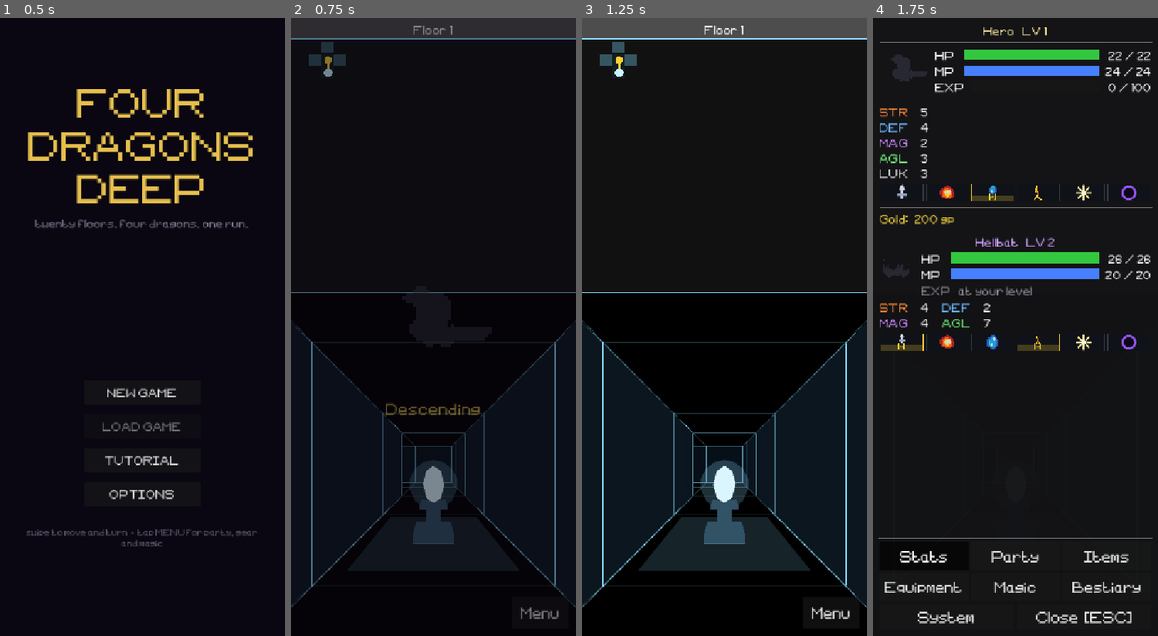
Above: before the commit, frames 1-4 (left to right).
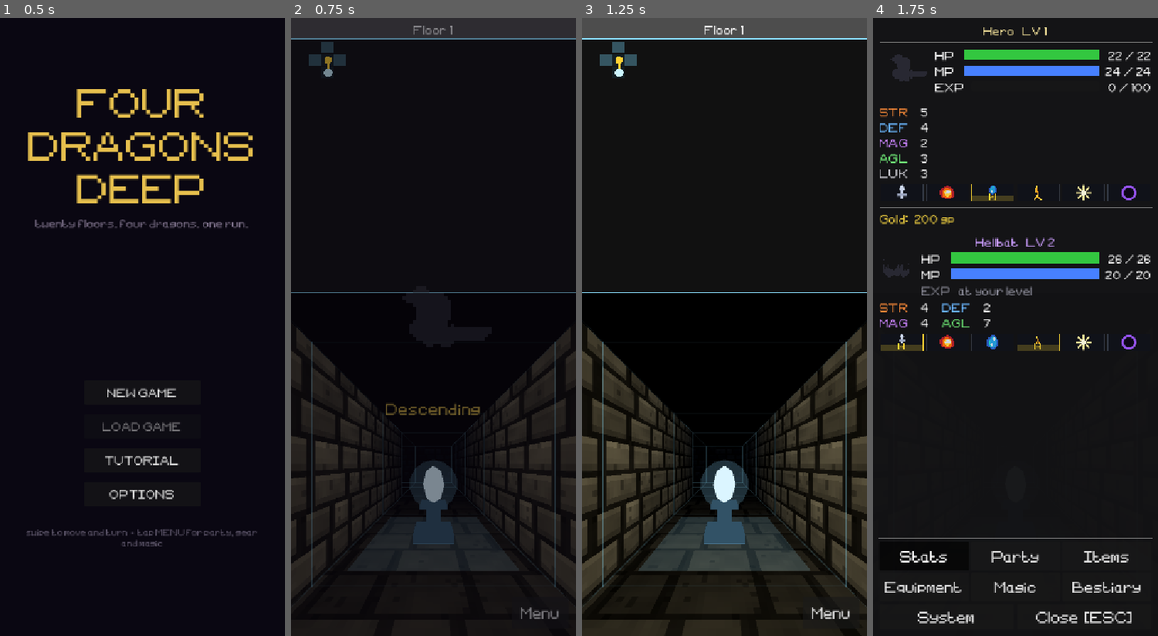
Above: after the commit, the same moments.

Repository: tausiftt5238/four-dragons-deep
Game: Godot game, scene res://scenes/title.tscn
Same seed, same stepped clock (60 frames per second), same inputs: the game is played once before the commit and once after it.
Inputs:
- Up to frame 1 (0.5 s): no input
- Up to frame 2 (0.75 s): click "NEW GAME" at 0.5 s
- Up to frame 3 (1.25 s): no input
- Up to frame 4 (1.75 s): click "Menu" at 1.25 s

Frame 1 is identical in both runs. In frame 2, 8.8% of the frame differs, in the area x 0-100%, y 48-100%; in frame 3, 25%; in frame 4, less than 0.1%.

Commit message:
stone walls, flagstone floors and wall torches, with the outlines kept faint
- walls are coursed stone and the floor is big flagstones, drawn by a shader from world position and snapped to a pixel grid so it sits with the sprites. each band's rock takes a little of its colour, cold on floor 1, sandy on 7, burnt on 12
- torches hang on the walls a few steps apart, same spots every time a floor is rebuilt. their light and the player's is worked out in the stone shader rather than with OmniLights, because the walls are one mesh and the web renderer only lights a mesh from eight
- the wall and grid outlines stay but faint, so the floor still counts your steps
- tutorial shots retaken with the stone

Co-Authored-By: Claude Opus 5.5 <noreply@anthropic.com>
Claude-Session: https://claude.ai/code/session_01Uhk3EMYpAHGbVF4A7SC27j

Diff:
--- /dev/null
+++ b/resources/shaders/stone.gdshader
@@ -0,0 +1,155 @@
+// Stone for the maze: coursed blocks on the walls, flagstones on the floor.
+//
+// Drawn from world position rather than UVs, so the maze mesh stays the bare
+// list of quads it always was and the pattern runs on unbroken round corners
+// and across neighbouring cells. Snapped to a coarse texel grid first, so the
+// stone is pixel art at the same chunkiness as the sprites rather than a smooth
+// 3D texture sitting next to them.
+//
+// Unshaded, with its own lighting: the walls are one mesh for the whole floor,
+// and the Compatibility renderer lights a mesh from eight lights at most, so a
+// corridor of real torches would have lost most of them. The player's carried
+// light and the torches are passed in as positions and summed here instead.
+shader_type spatial;
+render_mode unshaded, cull_disabled;
+
+// 0 = walls, 1 = floor.
+uniform int surface = 0;
+// The band's line colour. The stone takes a little of it, so each band's rock
+// is its own without the walls turning into coloured plastic.
+uniform vec3 tint : source_color = vec3(0.55, 0.88, 1.0);
+uniform float tint_amount = 0.34;
+uniform float brightness = 1.0;
+
+// Texels per world unit. A cell is 2 units, so 20 here is 40 px across a wall.
+uniform float texel = 20.0;
+
+// Light the stone carries on its own, before any flame reaches it.
+uniform vec3 ambient : source_color = vec3(0.10, 0.10, 0.12);
+
+// The player's light, at the camera.
+uniform vec3 viewer = vec3(0.0);
+uniform vec3 viewer_color : source_color = vec3(1.0, 0.78, 0.52);
+uniform float viewer_range = 7.0;
+
+// Wall torches near the player. Only the nearest few are sent; the rest are too
+// far away to reach anything on screen and the fog has them anyway.
+const int MAX_TORCHES = 12;
+uniform int torch_count = 0;
+uniform vec3 torches[12];
+uniform vec3 torch_color : source_color = vec3(1.0, 0.62, 0.28);
+uniform float torch_range = 4.2;
+uniform float torch_power = 1.6;
+
+varying vec3 world_pos;
+varying vec3 world_normal;
+
+void vertex() {
+	world_pos = (MODEL_MATRIX * vec4(VERTEX, 1.0)).xyz;
+	world_normal = normalize((MODEL_MATRIX * vec4(NORMAL, 0.0)).xyz);
+}
+
+float hash21(vec2 p) {
+	p = fract(p * vec2(123.34, 456.21));
+	p += dot(p, p + 45.32);
+	return fract(p.x * p.y);
+}
+
+float value_noise(vec2 p) {
+	vec2 i = floor(p);
+	vec2 f = fract(p);
+	f = f * f * (3.0 - 2.0 * f);
+	float a = hash21(i);
+	float b = hash21(i + vec2(1.0, 0.0));
+	float c = hash21(i + vec2(0.0, 1.0));
+	float d = hash21(i + vec2(1.0, 1.0));
+	return mix(mix(a, b, f.x), mix(c, d, f.x), f.y);
+}
+
+// Coursed stone: rows of blocks, each row shifted, block lengths varying
+// along the row. The walls and the floor use the same layout at different
+// sizes. Returns (block id, distance to the nearest joint in texels, texels
+// from the top of the course: 1 is a block's top row, row_h - 1 its bottom).
+vec3 coursed(vec2 p, float row_h, float seg, float min_len, float max_len) {
+	float row = floor(p.y / row_h);
+	float in_row = p.y - row * row_h;
+	float x = p.x + hash21(vec2(row, 7.0)) * seg * 1.7;
+	float s = floor(x / seg);
+	float split = floor(mix(min_len, max_len, hash21(vec2(s, row))));
+	float local = x - s * seg;
+	float id_x = local < split ? s * 2.0 : s * 2.0 + 1.0;
+	float left = local < split ? local : local - split;
+	float right = local < split ? split - local : seg - local;
+	float dx = min(left, right);
+	float dy = min(in_row, row_h - in_row);
+	return vec3(hash21(vec2(id_x, row)), min(dx, dy), row_h - in_row);
+}
+
+vec3 light_at(vec3 p) {
+	vec3 lit = ambient;
+	float dv = distance(p, viewer);
+	float fv = clamp(1.0 - dv / viewer_range, 0.0, 1.0);
+	lit += viewer_color * fv * fv * 1.15;
+	for (int i = 0; i < MAX_TORCHES; i++) {
+		if (i >= torch_count) {
+			break;
+		}
+		vec3 t = torches[i];
+		float d = distance(p, t);
+		float f = clamp(1.0 - d / torch_range, 0.0, 1.0);
+		// Two slow waves and a quick one: a flame, not a strobe.
+		float flicker = 0.86 + 0.08 * sin(TIME * 7.3 + float(i) * 1.7)
+				+ 0.06 * sin(TIME * 13.1 + float(i) * 4.1);
+		lit += torch_color * f * f * torch_power * flicker;
+	}
+	return lit;
+}
+
+void fragment() {
+	// Which way the face points decides which two world axes are "across" and
+	// "up" on it. The maze is all axis-aligned quads, so this is exact.
+	vec3 n = abs(world_normal);
+	vec2 plane;
+	if (surface == 1) {
+		plane = world_pos.xz;
+	} else if (n.x > n.z) {
+		plane = vec2(world_pos.z, world_pos.y);
+	} else {
+		plane = vec2(world_pos.x, world_pos.y);
+	}
+	vec2 p = floor(plane * texel);
+
+	// Walls: courses 6 texels high, blocks 7 to 13 long. Floor: bigger slabs.
+	vec3 b = surface == 1 ? coursed(p, 9.0, 24.0, 8.0, 16.0)
+			: coursed(p, 6.0, 20.0, 7.0, 13.0);
+	float id = b.x;
+	float edge = b.y;
+
+	// The rock: warm grey, a touch of the band's colour, each block its own shade.
+	vec3 rock = mix(vec3(0.40, 0.38, 0.35), tint * 0.55, tint_amount);
+	rock *= 0.78 + id * 0.40;
+	// Grain and the odd pit, at texel scale so it stays pixel art.
+	float grain = value_noise(p * 0.45 + id * 31.0);
+	rock *= 0.86 + grain * 0.22;
+	if (hash21(p + id * 13.0) > 0.965) {
+		rock *= 0.72;
+	}
+
+	// Mortar in the joints, and a bevel: a block's top row of texels catches
+	// the light, its bottom row sits in shadow.
+	vec3 col = rock;
+	if (edge < 1.0) {
+		col = rock * (surface == 1 ? 0.50 : 0.30);
+	} else if (surface == 0 && b.z < 1.5) {
+		col = rock * 1.20;
+	} else if (surface == 0 && b.z > 4.5) {
+		col = rock * 0.80;
+	}
+
+	if (surface == 1) {
+		col *= 0.50;
+	}
+
+	vec3 light = light_at(world_pos);
+	ALBEDO = col * light * brightness;
+}
--- a/scripts/core/main.gd
+++ b/scripts/core/main.gd
@@ -425,6 +425,8 @@
 	cam_base_pos     = pos
 	cam_rig.position = pos
 	torch.position = pos + Vector3(0.0, 0.3, 0.0)
+	if is_instance_valid(dungeon):
+		dungeon.set_viewer(pos)
 	_mark_visited()
 	minimap_ctrl.player_pos    = player_pos
 	minimap_ctrl.player_facing = player_facing
@@ -1365,6 +1367,7 @@
 	dungeon = Dungeon.new()
 	world.add_child(dungeon)
 	dungeon.build(current_level)
+	dungeon.set_viewer(cam_base_pos)
 	_sync_door()
 
 
--- a/scripts/world/dungeon.gd
+++ b/scripts/world/dungeon.gd
@@ -30,6 +30,19 @@
 var _wire_v: PackedVector3Array = PackedVector3Array()
 var _wire_c: PackedColorArray   = PackedColorArray()
 var _fill_v: PackedVector3Array = PackedVector3Array()
+var _fill_n: PackedVector3Array = PackedVector3Array()
+var _floor_v: PackedVector3Array = PackedVector3Array()
+
+# The outlines stay, but faint: the stone is the wall now, and the lines are
+# only there so the grid still counts your steps for you.
+const _WALL_LINE_ALPHA:  float = 0.18
+const _FLOOR_LINE_ALPHA: float = 0.30
+const _CEIL_LINE_ALPHA:  float = 0.12
+
+const _STONE_SHADER: Shader = preload("res://resources/shaders/stone.gdshader")
+# The two stone materials, kept so the player's light and the nearby torches
+# can be handed to them as the player moves.
+var _stone_mats: Array[ShaderMaterial] = []
 
 # Cardinal neighbours as (column, row) offsets.
 const _NEIGHBOURS: Array[Vector2i] = [
@@ -47,6 +60,8 @@
 	_wire_v = PackedVector3Array()
 	_wire_c = PackedColorArray()
 	_fill_v = PackedVector3Array()
+	_fill_n = PackedVector3Array()
+	_floor_v = PackedVector3Array()
 
 	for row: int in range(level.maze.size()):
 		var row_data: Array = level.maze[row]
@@ -69,13 +84,17 @@
 						continue
 					if here + n == cache_face:
 						continue
-					_add_wall_face(col, row, n, level.wire_color)
+					_add_wall_face(col, row, n, _faint(level.wire_color, _WALL_LINE_ALPHA))
 			else:
-				_add_cell_outline(col, row, 0.0, level.wire_floor_color)
-				_add_cell_outline(col, row, WALL_HEIGHT, level.wire_floor_color.darkened(0.35))
+				_add_floor_quad(col, row)
+				_add_cell_outline(col, row, 0.0, _faint(level.wire_floor_color, _FLOOR_LINE_ALPHA))
+				_add_cell_outline(col, row, WALL_HEIGHT,
+						_faint(level.wire_floor_color.darkened(0.35), _CEIL_LINE_ALPHA))
 
 	_commit_fill(level)
+	_commit_floor(level)
 	_commit_wire()
+	_place_torches(level)
 
 
 func _is_open(level: Level, col: int, row: int) -> bool:
@@ -106,6 +125,9 @@
 
 	var up: Vector3 = Vector3(0.0, WALL_HEIGHT, 0.0)
 	_fill_v.append_array([a, b, b + up, a, b + up, a + up])
+	var facing: Vector3 = Vector3(float(dir.x), 0.0, float(dir.y))
+	for i: int in 6:
+		_fill_n.append(facing)
 
 	var push: Vector3 = Vector3(dir.x, 0.0, dir.y) * _LINE_OFFSET
 	var p0: Vector3 = a + push
@@ -133,6 +155,22 @@
 	_add_line(c3, c0, color)
 
 
+func _faint(c: Color, alpha: float) -> Color:
+	return Color(c.r, c.g, c.b, alpha)
+
+
+# The flagstones under an open cell.
+func _add_floor_quad(col: int, row: int) -> void:
+	var wx: float = col * CELL_SIZE
+	var wz: float = row * CELL_SIZE
+	var h: float  = CELL_SIZE * 0.5
+	var c0: Vector3 = Vector3(wx - h, 0.0, wz - h)
+	var c1: Vector3 = Vector3(wx + h, 0.0, wz - h)
+	var c2: Vector3 = Vector3(wx + h, 0.0, wz + h)
+	var c3: Vector3 = Vector3(wx - h, 0.0, wz + h)
+	_floor_v.append_array([c0, c1, c2, c0, c2, c3])
+
+
 func _add_line(a: Vector3, b: Vector3, color: Color) -> void:
 	_wire_v.append(a)
 	_wire_v.append(b)
@@ -141,33 +179,198 @@
 
 
 func _commit_fill(level: Level) -> void:
-	if _fill_v.is_empty() or level.wire_fill_alpha <= 0.0:
+	if _fill_v.is_empty():
 		return
 	var arrays: Array = []
 	arrays.resize(Mesh.ARRAY_MAX)
 	arrays[Mesh.ARRAY_VERTEX] = _fill_v
+	arrays[Mesh.ARRAY_NORMAL] = _fill_n
 	var mesh: ArrayMesh = ArrayMesh.new()
 	mesh.add_surface_from_arrays(Mesh.PRIMITIVE_TRIANGLES, arrays)
-
-	var mat: StandardMaterial3D = StandardMaterial3D.new()
-	mat.shading_mode = BaseMaterial3D.SHADING_MODE_UNSHADED
-	mat.cull_mode    = BaseMaterial3D.CULL_DISABLED
-	if level.wire_fill_alpha >= 0.999:
-		# Opaque fill writes depth, so a wall actually hides what is behind it.
-		# An alpha-blended material never does, which is why a half-lit fill
-		# and no fill at all look identical.
-		mat.transparency = BaseMaterial3D.TRANSPARENCY_DISABLED
-		mat.albedo_color = level.wire_fill_color
-	else:
-		mat.transparency    = BaseMaterial3D.TRANSPARENCY_ALPHA
-		mat.depth_draw_mode = BaseMaterial3D.DEPTH_DRAW_ALWAYS
-		mat.albedo_color    = Color(level.wire_fill_color.r, level.wire_fill_color.g,
-				level.wire_fill_color.b, level.wire_fill_alpha)
-
 	var mi: MeshInstance3D = MeshInstance3D.new()
 	mi.mesh = mesh
-	mi.material_override = mat
+	mi.material_override = _stone_material(level, 0)
 	add_child(mi)
+
+
+func _commit_floor(level: Level) -> void:
+	if _floor_v.is_empty():
+		return
+	var arrays: Array = []
+	arrays.resize(Mesh.ARRAY_MAX)
+	arrays[Mesh.ARRAY_VERTEX] = _floor_v
+	var normals: PackedVector3Array = PackedVector3Array()
+	normals.resize(_floor_v.size())
+	normals.fill(Vector3.UP)
+	arrays[Mesh.ARRAY_NORMAL] = normals
+	var mesh: ArrayMesh = ArrayMesh.new()
+	mesh.add_surface_from_arrays(Mesh.PRIMITIVE_TRIANGLES, arrays)
+	var mi: MeshInstance3D = MeshInstance3D.new()
+	mi.mesh = mesh
+	mi.material_override = _stone_material(level, 1)
+	add_child(mi)
+
+
+# ── Torches ───────────────────────────────────────────────────────────────────
+#
+# Iron brackets on the walls with a flame in each, spread through the maze so
+# no two sit closer than a few steps. Their light is worked out in the stone
+# shader, not by OmniLights — see stone.gdshader — so there is no ceiling on
+# how many a floor can carry beyond taste.
+const _TORCH_SPACING: int   = 5      # fewest steps between two torches
+const _TORCH_PER_CELLS: int = 22     # one torch for about this many open cells
+const _TORCH_HEIGHT: float  = 1.30
+const _TORCH_SENT: int      = 12     # nearest torches handed to the shader
+
+# Where each flame's light comes from, a little out from its wall.
+var _torch_pts: Array[Vector3] = []
+
+
+func _place_torches(level: Level) -> void:
+	_torch_pts.clear()
+	# Seeded from the floor, so rebuilding the dungeon mid-floor (a chest
+	# opened, a key taken) hangs every torch back exactly where it was.
+	var rng: RandomNumberGenerator = RandomNumberGenerator.new()
+	rng.seed = hash([level.floor_num, level.maze.size(), level.exit_pos])
+
+	var spots: Array = []
+	var open: int = 0
+	for row: int in range(level.maze.size()):
+		for col: int in range((level.maze[row] as Array).size()):
+			if not _is_open(level, col, row):
+				continue
+			open += 1
+			var cell: Vector2i = Vector2i(col, row)
+			if cell in level.orb_cells or cell == level.exit_pos:
+				continue
+			for n: Vector2i in _NEIGHBOURS:
+				var wall: Vector2i = cell + n
+				if _is_open(level, wall.x, wall.y):
+					continue
+				if wall == level.exit_wall_pos or level.chest_cells.has(wall):
+					continue
+				spots.append([cell, n])
+	# Shuffled with the seeded generator, not Array.shuffle, which would not
+	# repeat between builds.
+	for i: int in range(spots.size() - 1, 0, -1):
+		var j: int = rng.randi_range(0, i)
+		var tmp: Variant = spots[i]
+		spots[i] = spots[j]
+		spots[j] = tmp
+
+	var want: int = maxi(3, open / _TORCH_PER_CELLS)
+	var taken: Array[Vector2i] = []
+	for spot: Array in spots:
+		if taken.size() >= want:
+			break
+		var cell: Vector2i = spot[0]
+		var clear: bool = true
+		for t: Vector2i in taken:
+			if absi(t.x - cell.x) + absi(t.y - cell.y) < _TORCH_SPACING:
+				clear = false
+				break
+		if not clear:
+			continue
+		taken.append(cell)
+		_add_torch(cell, spot[1] as Vector2i)
+
+
+# `toward_wall` points from the open cell at the wall the torch hangs on.
+func _add_torch(cell: Vector2i, toward_wall: Vector2i) -> void:
+	var into: Vector3 = Vector3(float(toward_wall.x), 0.0, float(toward_wall.y))
+	var half: float = CELL_SIZE * 0.5
+	var face: Vector3 = Vector3(cell.x * CELL_SIZE, _TORCH_HEIGHT, cell.y * CELL_SIZE) \
+			+ into * half
+	var root: Node3D = Node3D.new()
+	root.position = face
+	add_child(root)
+
+	var iron: StandardMaterial3D = StandardMaterial3D.new()
+	iron.shading_mode = BaseMaterial3D.SHADING_MODE_UNSHADED
+	iron.albedo_color = Color(0.10, 0.08, 0.07)
+	# Plate on the wall, an arm out of it, a cup at the end.
+	_add_box_child(root, -into * 0.02, _flat_box(into, 0.04, 0.26, 0.14), iron)
+	_add_box_child(root, -into * 0.12 + Vector3(0.0, 0.02, 0.0),
+			_flat_box(into, 0.20, 0.04, 0.04), iron)
+	_add_box_child(root, -into * 0.22 + Vector3(0.0, 0.06, 0.0),
+			_flat_box(into, 0.10, 0.08, 0.10), iron)
+
+	var flame: Node3D = Node3D.new()
+	flame.position = -into * 0.22 + Vector3(0.0, 0.18, 0.0)
+	root.add_child(flame)
+
+	var outer_mat: StandardMaterial3D = StandardMaterial3D.new()
+	outer_mat.shading_mode = BaseMaterial3D.SHADING_MODE_UNSHADED
+	outer_mat.transparency = BaseMaterial3D.TRANSPARENCY_ALPHA
+	outer_mat.blend_mode   = BaseMaterial3D.BLEND_MODE_ADD
+	outer_mat.albedo_color = Color(1.0, 0.45, 0.12, 0.55)
+	var outer: MeshInstance3D = MeshInstance3D.new()
+	var outer_mesh: SphereMesh = SphereMesh.new()
+	outer_mesh.radius = 0.09
+	outer_mesh.height = 0.26
+	outer_mesh.radial_segments = 6
+	outer_mesh.rings = 3
+	outer.mesh = outer_mesh
+	outer.material_override = outer_mat
+	flame.add_child(outer)
+
+	var core_mat: StandardMaterial3D = StandardMaterial3D.new()
+	core_mat.shading_mode = BaseMaterial3D.SHADING_MODE_UNSHADED
+	core_mat.albedo_color = Color(1.0, 0.86, 0.45)
+	var core: MeshInstance3D = MeshInstance3D.new()
+	var core_mesh: SphereMesh = SphereMesh.new()
+	core_mesh.radius = 0.045
+	core_mesh.height = 0.14
+	core_mesh.radial_segments = 6
+	core_mesh.rings = 3
+	core.mesh = core_mesh
+	core.material_override = core_mat
+	core.position = Vector3(0.0, -0.02, 0.0)
+	flame.add_child(core)
+
+	# A flame breathes: uneven stretches up and back, never in step with the
+	# torch next to it.
+	var tw: Tween = create_tween().set_loops()
+	var beat: float = 0.11 + randf() * 0.05
+	tw.tween_property(flame, "scale", Vector3(0.92, 1.14, 0.92), beat)
+	tw.tween_property(flame, "scale", Vector3(1.06, 0.90, 1.06), beat * 1.3)
+	tw.tween_property(flame, "scale", Vector3(0.97, 1.05, 0.97), beat * 0.8)
+
+	_torch_pts.append(face - into * 0.45 + Vector3(0.0, 0.15, 0.0))
+
+
+# A box `depth` deep along `out` and `width` across it.
+func _flat_box(out: Vector3, depth: float, height: float, width: float) -> Vector3:
+	return Vector3(depth, height, width) if absf(out.x) > 0.5 \
+			else Vector3(width, height, depth)
+
+
+# Where the player's light is, and which torches are near enough to matter.
+# Called on every step; the flicker itself runs in the shader on its own.
+func set_viewer(pos: Vector3) -> void:
+	var near: Array[Vector3] = _torch_pts.duplicate()
+	near.sort_custom(func(a: Vector3, b: Vector3) -> bool:
+		return a.distance_squared_to(pos) < b.distance_squared_to(pos))
+	var sent: PackedVector3Array = PackedVector3Array()
+	for i: int in mini(_TORCH_SENT, near.size()):
+		sent.append(near[i])
+	var count: int = sent.size()
+	sent.resize(_TORCH_SENT)
+	for mat: ShaderMaterial in _stone_mats:
+		mat.set_shader_parameter("viewer", pos)
+		mat.set_shader_parameter("torches", sent)
+		mat.set_shader_parameter("torch_count", count)
+
+
+# Opaque, so a wall hides what is behind it — the see-through fill this
+# replaced had to go opaque for the same reason.
+func _stone_material(level: Level, surface: int) -> ShaderMaterial:
+	var mat: ShaderMaterial = ShaderMaterial.new()
+	mat.shader = _STONE_SHADER
+	mat.set_shader_parameter("surface", surface)
+	mat.set_shader_parameter("tint", level.wire_color)
+	_stone_mats.append(mat)
+	return mat
 
 
 func _commit_wire() -> void:
Not shown, added: resources/shaders/stone.gdshader.uid
Binary file changed: resources/tutorial/combat.png
Binary file changed: resources/tutorial/dragon.png
Binary file changed: resources/tutorial/explore.png
Binary file changed: resources/tutorial/key.png
Binary file changed: resources/tutorial/orb.png
Binary file changed: resources/tutorial/party.png
Binary file changed: resources/tutorial/talk.png
Binary file changed: resources/tutorial/trap.png
